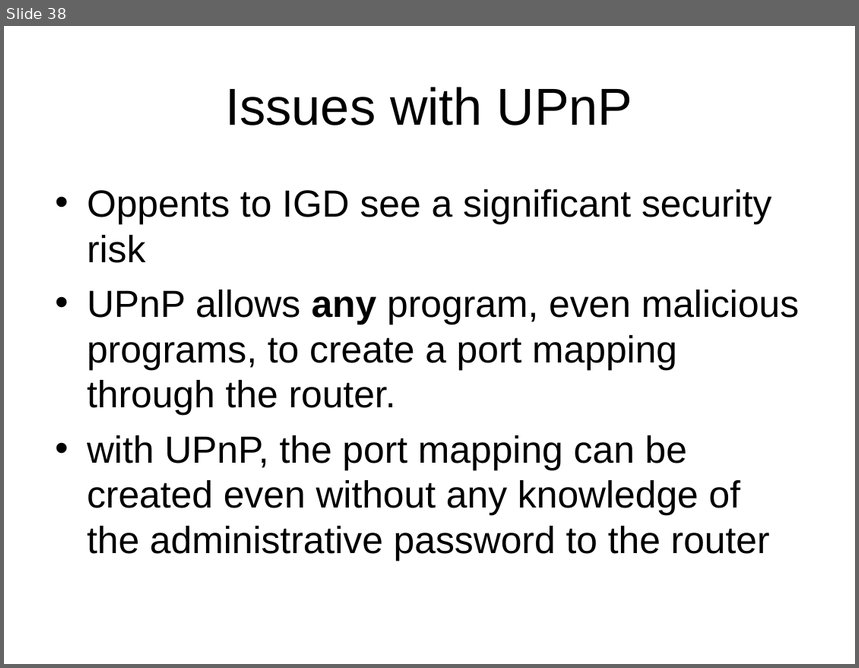
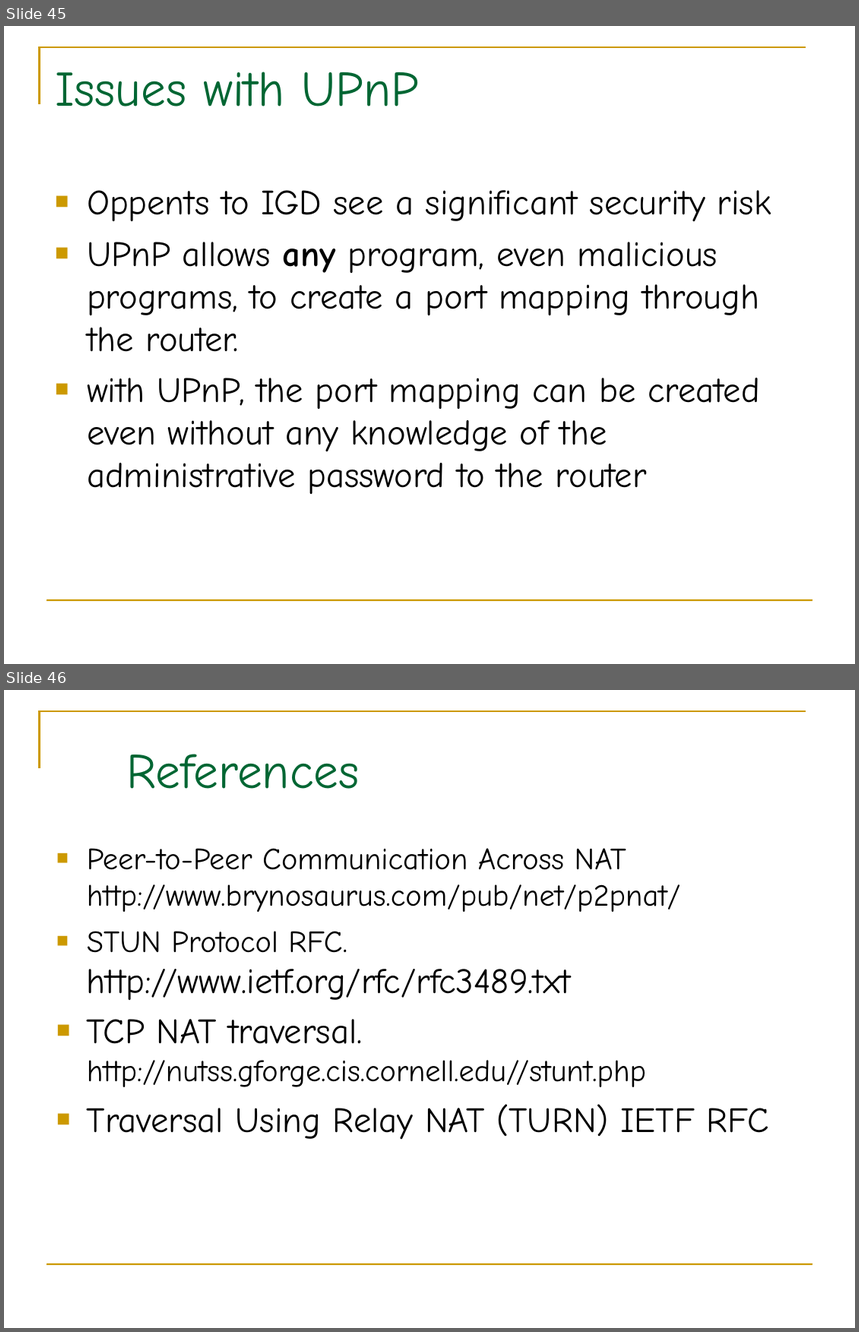
Before and after one commit to BackupTheBerlios/p2p-mentor, a slide deck: slide/nat-p2p.ppt. Shown one above the other, each under a label of ours: slide 38 before the commit, slides 45 and 46 after it. The pictures are 859x668 and 859x1332 pixels, drawn with LibreOffice and Linux fonts; fonts in the diff are those of the drawing. Boxes give left, top, right and bottom in pixels: in the first picture for what was removed or moved away, otherwise in the second. Text is boxed around its words. In the diff, an @@ line names an element or a change of style, - is before the commit and + after.

```diff
--- a/slide/nat-p2p.ppt
+++ b/slide/nat-p2p.ppt
@@ slide 46 added at <box>4,690,855,1328</box>, background #FFFFFF; not listed: 2 template elements that a slide beside it also shows @@
@@ title added at <box>127,754,360,789</box>, 42 pt, text #006633 @@
+References
@@ text added at <box>87,848,769,1140</box>, 26 pt, text #000000 @@
+■ Peer-to-Peer Communication Across NAT http://www.brynosaurus.com/pub/net/p2pnat/
+■ STUN Protocol RFC. http://www.ietf.org/rfc/rfc3489.txt
+■ TCP NAT traversal. http://nutss.gforge.cis.cornell.edu//stunt.php
+■ Traversal Using Relay NAT (TURN) IETF RFC
@@ what was slide 38 is now slide 45 @@
@@ slide 45 changed as well @@
@@ freeform shape added at <box>40,47,806,104</box>, outline #CC9900 1.5 pt @@
@@ title "Issues with UPnP" at <box>55,72,419,107</box>: size 44 to 42 pt, font Arial to Comic Neue, text colour #000000 to #006633; alignment centre to left; vertical alignment middle to top @@
@@ text "Oppents to IGD see a ..." at <box>87,190,772,494</box>: size 32 to 30 pt, font Arial to Comic Neue; bullet • to ■; bullet colour #000000 to #CC9900 @@
@@ line added from (47, 601) to (813, 601), #CC9900 1.5 pt @@
```
Also in this commit, not shown: 35 other slides changed, 10 other slides added, 5 slides removed.
